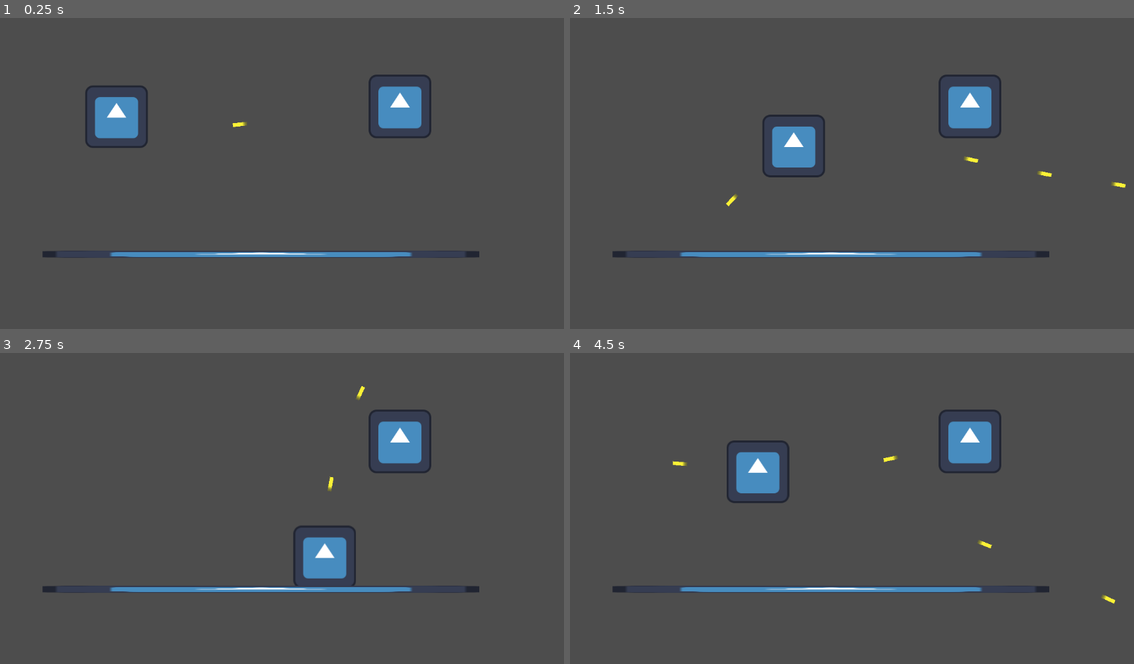
Above: before the commit, frames 1-4 (two rows, left to right).
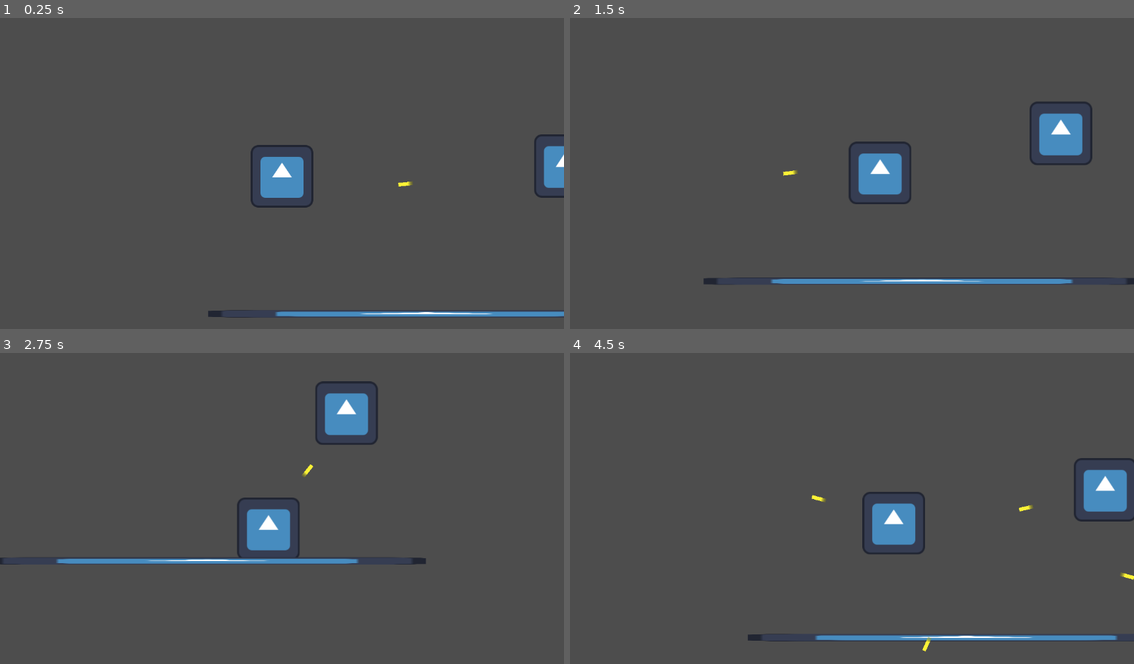
Above: after the commit, the same moments.

Repository: joseph-tighe/ricochet
Game: Godot game, scene res://node_2d.tscn
Two runs of this game, one before a commit and one after it. Both use one fixed random seed, a clock stepped at 60 frames per second and the inputs below. The engine's default icon, where the game draws it, is replaced by a stand-in: a white triangle on a blue panel in a dark square.
Inputs (mouse positions are in pixels of both pictures, inside the frame that each line leads up to):
- Up to frame 1 (0.25 s): no input
- Up to frame 2 (1.5 s): tap Enter at 0.5 s; move the mouse to (976, 161) at 0.52 s; hold D 0.53-1.28 s; hold Space (shoot) 0.53-1.28 s; move the mouse to (739, 192) at 1.27 s; hold S from 1.28 s (still down); tap Space (shoot) at 1.35 s
- Up to frame 3 (2.75 s): move the mouse to (338, 443) at 2.02 s; release S at 2.03 s; hold D from 2.03 s (still down); hold Space (shoot) from 2.03 s (still down)
- Up to frame 4 (4.5 s): move the mouse to (823, 573) at 2.77 s; release D at 2.78 s; release Space (shoot) at 2.78 s; hold W 2.78-3.53 s; tap Space (shoot) at 2.85, 4.35 s; move the mouse to (1021, 558) at 3.52 s; hold Space (shoot) 3.53-4.28 s; hold A from 3.53 s (still down); move the mouse to (682, 464) at 4.27 s

The runs differ from the first frame. In frame 1, 7.0% of the frame differs, in the area x 7-100%, y 18-97%; in frame 2, 7.8%; in frame 3, 7.4%; in frame 4, 7.9%, in the area x 7-100%, y 18-96%.

Commit message:
camera is how nolan likes it

Diff:
--- /dev/null
+++ b/cameraPositioning.gd
@@ -0,0 +1,14 @@
+extends Camera2D
+
+
+# Called when the node enters the scene tree for the first time.
+func _ready() -> void:
+	pass # Replace with function body.
+
+
+# Called every frame. 'delta' is the elapsed time since the previous frame.
+func _process(delta: float) -> void:
+	var player = get_tree().get_first_node_in_group("player")
+	var diffVector = get_global_mouse_position()-player.global_position
+	var newPose = player.global_position+diffVector/5
+	global_position = newPose
--- a/node_2d.tscn
+++ b/node_2d.tscn
@@ -1,10 +1,11 @@
-[gd_scene load_steps=8 format=3 uid="uid://brm8ti1a6l5yl"]
+[gd_scene load_steps=9 format=3 uid="uid://brm8ti1a6l5yl"]
 
 [ext_resource type="Script" uid="uid://ybmqsyq5qadj" path="res://character_body_2d.gd" id="1_wtcfe"]
 [ext_resource type="Texture2D" uid="uid://c01cmjanjkj66" path="res://icon.svg" id="2_0e48y"]
 [ext_resource type="PackedScene" uid="uid://5esjwkfh1i8y" path="res://bullet.tscn" id="2_epypp"]
 [ext_resource type="Script" uid="uid://dolidih4wv8d2" path="res://enemy_spawner.gd" id="4_0hol4"]
 [ext_resource type="PackedScene" uid="uid://bcgvioxq6mx0r" path="res://enemy.tscn" id="5_q6r6c"]
+[ext_resource type="Script" uid="uid://cnifwgwjt7jgf" path="res://cameraPositioning.gd" id="6_kdubu"]
 
 [sub_resource type="RectangleShape2D" id="RectangleShape2D_y32ns"]
 size = Vector2(112, 115)
@@ -46,3 +47,7 @@
 
 [node name="EnemyMarker1" type="Marker2D" parent="EnemySpawner"]
 position = Vector2(817, 182)
+
+[node name="Camera2D" type="Camera2D" parent="."]
+position = Vector2(576, 324)
+script = ExtResource("6_kdubu")
Not shown, added: cameraPositioning.gd.uid
